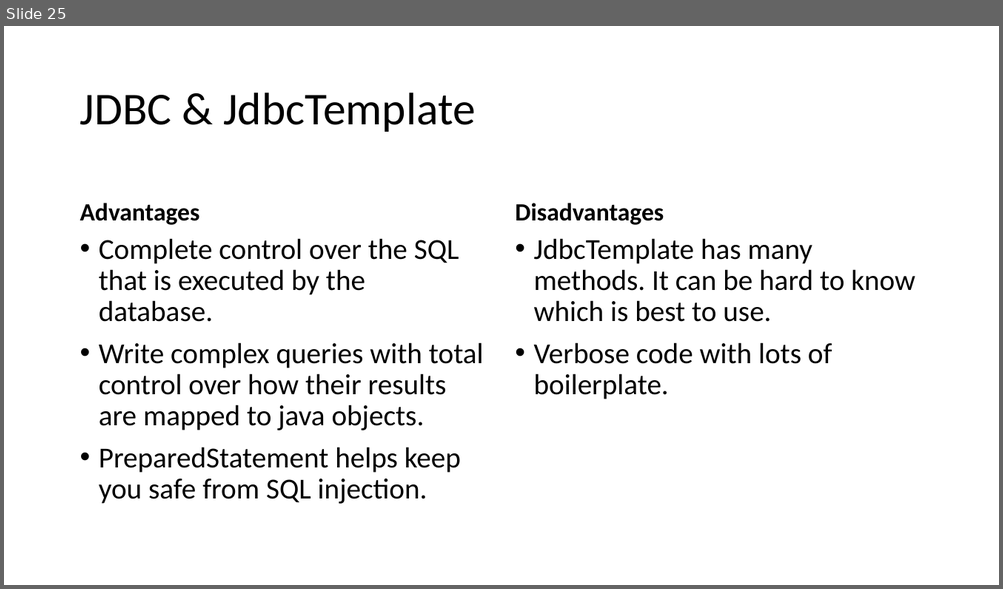
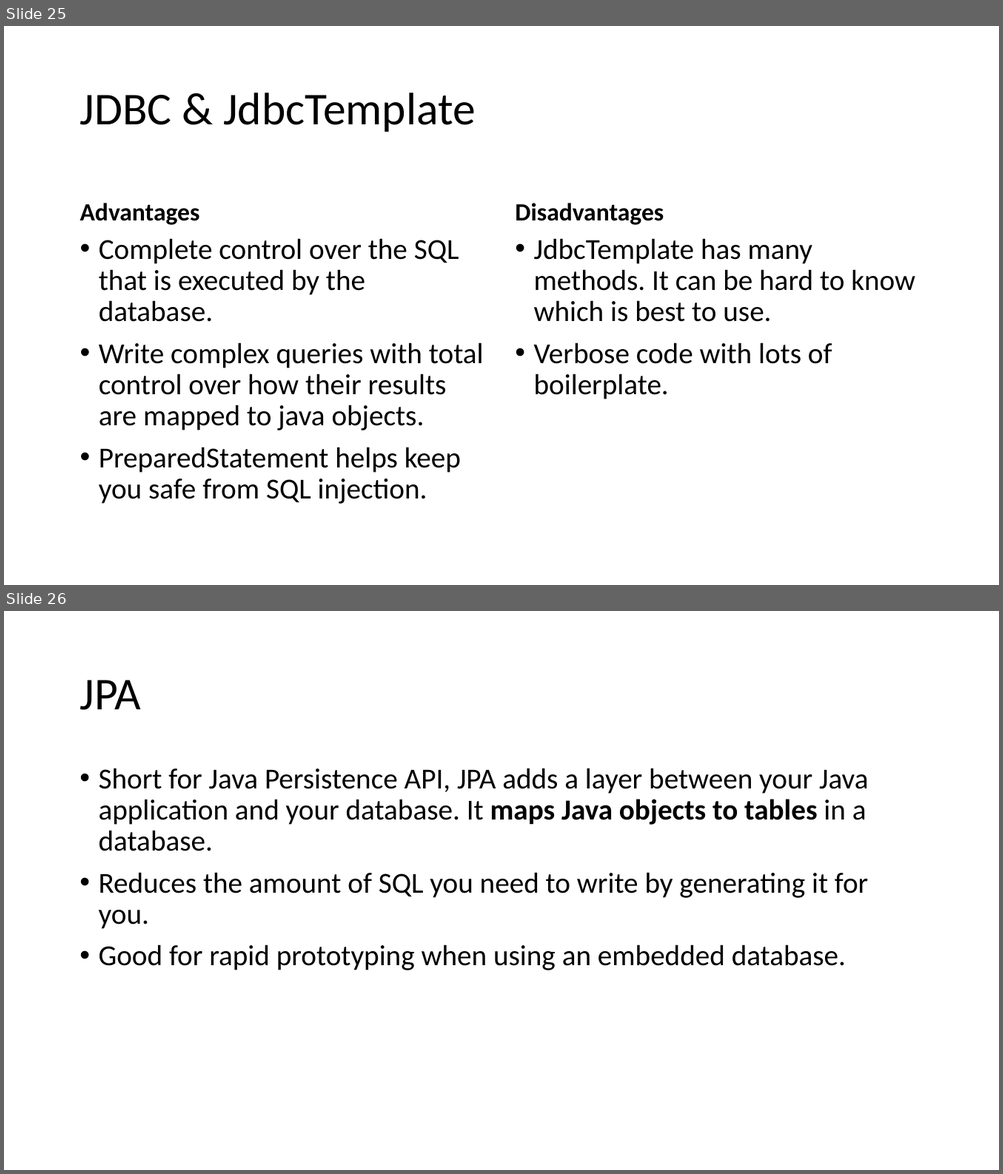
Before and after one commit to ryl/cybr406-2020, a slide deck: files/databases.pptx. Shown one above the other, each under a label of ours: slide 25 before the commit, slides 25 and 26 after it. The pictures are 1003x589 and 1003x1174 pixels, drawn with LibreOffice and Linux fonts; fonts in the diff are those of the drawing. Boxes give left, top, right and bottom in pixels: in the first picture for what was removed or moved away, otherwise in the second. Text is boxed around its words. In the diff, an @@ line names an element or a change of style, - is before the commit and + after.

```diff
--- a/files/databases.pptx
+++ b/files/databases.pptx
@@ slide 26 added at [4,611,999,1170], background #FFFFFF @@
@@ title added at [79,680,140,710], 44 pt, text #000000 @@
+JPA
@@ text added at [99,768,868,971], 28 pt, text #000000 @@
+• Short for Java Persistence API, JPA adds a layer between your Java application and your database. It maps Java objects to tables in a database.
+• Reduces the amount of SQL you need to write by generating it for you.
+• Good for rapid prototyping when using an embedded database.
```
Also in this commit, not shown: 2 other slides added, 1 other file.
